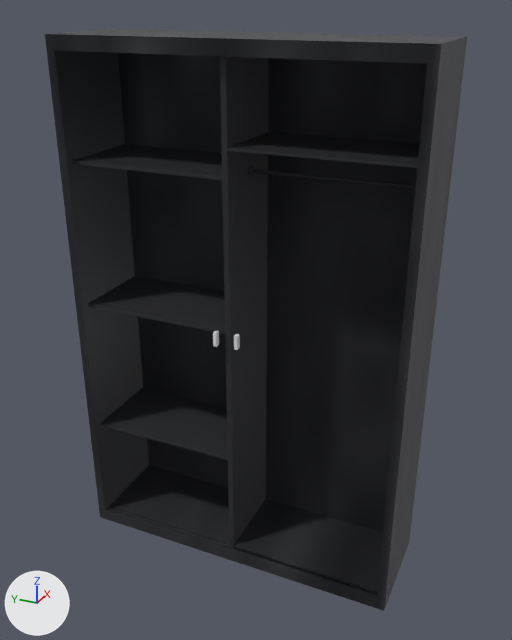
Renders of the Blender file Shelter_Cupboard/closetColor.blend from each side of a commit.
Both versions are drawn from a 50 mm lens placed at (-10.81, -4.98, 5.43), pointed at (0.04, -0.1, 0.01). Arrows for +X, +Y and +Z are at lower left; the lights stay in place.

Before the edit, the objects in view are built like this:
```python
ob_cube = bpy.data.objects.new('Cube', me_cube)
ob_cube.location = (0.0, 0.0, 0.0)
ob_cube.scale = (1.0, 3.15, 4.88)
ob_cylinder = bpy.data.objects.new('Cylinder', me_cylinder)
ob_cylinder.location = (0.01, -0.03, 2.76)
ob_cylinder.rotation_euler = (1.571, 0.0, 0.0)  # degrees (90, 0, 0)
ob_cylinder.scale = (0.0843, 0.0843, 0.0345)
ob_leftdoor = bpy.data.objects.new('leftDoor', me_cube_001)
ob_leftdoor.location = (-0.91, 1.52, 0.07)
ob_leftdoor.scale = (1.0, 3.15, 4.88)
ob_rightdoor = bpy.data.objects.new('rightDoor', me_cube_002)
ob_rightdoor.location = (-0.86, -1.18, 0.07)
ob_rightdoor.scale = (1.0, 3.15, 4.88)
```
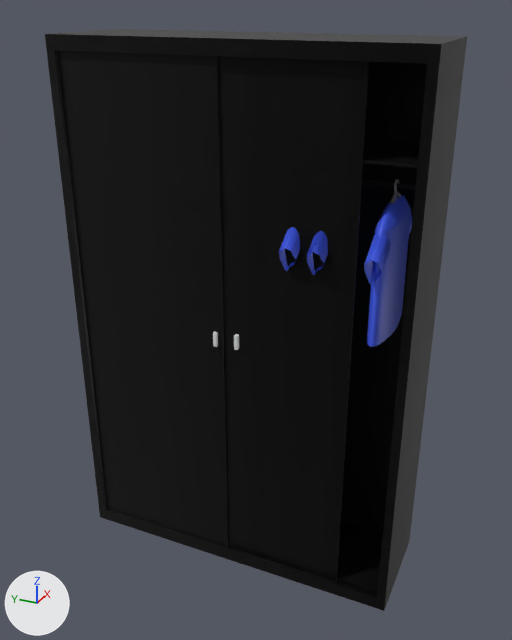
The change, as JSON lines over the scene's bpy script:
```json
{"op": "add", "block": "img_blackwood_png", "code": ["img_blackwood_png = load_image('blackWood.png', '../Material/blackWood.png', 397, 285, 'sRGB')"]}
{"block": "mat_material", "where": "n2 = _N.new('ShaderNodeTexImage'); n2.name = 'Image Texture'"}
{"op": "set", "path": "n2.image", "old": "img_blackwoord_png", "new": "img_blackwood_png"}
{"op": "add", "block": "mat_material_001", "code": ["mat_material_001 = principled_material('Material.001')", "mat_material_001.base_color = (0.0521, 0.104, 0.8)  # blue #415be7"]}
{"op": "add", "block": "me_cylinder_029", "code": ["me_cylinder_029 = bpy.data.meshes.new('Cylinder.029')", "me_cylinder_029.from_pydata(...)  # 64 vertices, 33 faces; spans x -0.95..0.87, y -1.3..0.92, z -1.04..1.31", "me_cylinder_029.polygons.foreach_set('use_smooth', [True] * 33)", "me_cylinder_029.materials.append(mat_material_001)  # blue #415be7"]}
{"op": "add", "block": "me_cylinder_028", "code": ["me_cylinder_028 = bpy.data.meshes.new('Cylinder.028')", "me_cylinder_028.from_pydata(...)  # 64 vertices, 33 faces; spans x -0.94..0.88, y -1.06..1.13, z -1.19..0.86", "me_cylinder_028.polygons.foreach_set('use_smooth', [True] * 33)", "me_cylinder_028.materials.append(mat_material_001)  # blue #415be7"]}
{"op": "add", "block": "me_cylinder_027", "code": ["me_cylinder_027 = bpy.data.meshes.new('Cylinder.027')", "me_cylinder_027.from_pydata(...)  # 192 vertices, 160 faces; spans x -1.07..1.29, y -0.93..0.93, z -1.0..1.35", "me_cylinder_027.polygons.foreach_set('use_smooth', [True] * 160)", "me_cylinder_027.materials.append(mat_material_001)  # blue #415be7"]}
{"op": "remove", "block": "ob_leftdoor", "code": "ob_leftdoor.hide_set(True)"}
{"op": "remove", "block": "ob_rightdoor", "code": "ob_rightdoor.hide_set(True)"}
{"op": "add", "block": "ob_cylinder_025", "code": ["ob_cylinder_025 = bpy.data.objects.new('Cylinder.025', me_cylinder_029)", "ob_cylinder_025.location = (-0.87, -2.5, 1.89)", "ob_cylinder_025.rotation_euler = (-0.938, 0.0, 4.712)  # degrees (-54, 0, 270)", "ob_cylinder_025.scale = (-0.151, -0.248, -0.248)"]}
{"op": "add", "block": "ob_cylinder_024", "code": ["ob_cylinder_024 = bpy.data.objects.new('Cylinder.024', me_cylinder_028)", "ob_cylinder_024.location = (0.87, -2.5, 1.89)", "ob_cylinder_024.rotation_euler = (-0.938, 0.0, 1.571)  # degrees (-54, 0, 90)", "ob_cylinder_024.scale = (-0.151, -0.248, -0.248)", "_m = ob_cylinder_024.modifiers.new('Mirror', 'MIRROR')"]}
{"op": "add", "block": "ob_cylinder_023", "code": ["ob_cylinder_023 = bpy.data.objects.new('Cylinder.023', me_cylinder_027)", "ob_cylinder_023.location = (0.0, -2.5, 1.3)", "ob_cylinder_023.rotation_euler = (0.0, 0.0, 1.571)  # degrees (0, 0, 90)", "ob_cylinder_023.scale = (0.188, 0.928, 0.928)"]}
{"op": "add", "block": "ob_cylinder_019", "code": ["ob_cylinder_019 = bpy.data.objects.new('Cylinder.019', me_cylinder_029.copy())", "ob_cylinder_019.location = (-0.87, -1.59, 1.89)", "ob_cylinder_019.rotation_euler = (-0.938, 0.0, 4.712)  # degrees (-54, 0, 270)", "ob_cylinder_019.scale = (-0.151, -0.248, -0.248)"]}
{"op": "add", "block": "ob_cylinder_004", "code": ["ob_cylinder_004 = bpy.data.objects.new('Cylinder.004', me_cylinder_029.copy())", "ob_cylinder_004.location = (-0.87, -1.13, 1.89)", "ob_cylinder_004.rotation_euler = (-0.938, 0.0, 4.712)  # degrees (-54, 0, 270)", "ob_cylinder_004.scale = (-0.151, -0.248, -0.248)"]}
```

Where the change shows, as pixel boxes (x1, y1, x2, y2) in the pictures (512 x 640 px):
```json
{"object": "Cube", "change": "surface changed", "before": [45, 32, 459, 611], "after": [45, 32, 459, 611]}
{"object": "leftDoor", "change": "shown", "after": [57, 51, 228, 548]}
{"object": "rightDoor", "change": "shown", "after": [218, 56, 369, 582]}
{"object": "Cylinder.023", "change": "added", "after": [367, 195, 411, 347], "on screen": "blue"}
{"object": "Cylinder", "change": "surface changed", "before": [359, 179, 416, 189], "after": [359, 179, 416, 189]}
{"object": "Cylinder.025", "change": "added", "after": [364, 234, 391, 284], "on screen": "blue"}
{"object": "Cylinder.004", "change": "added", "after": [279, 227, 300, 271], "on screen": "blue"}
{"object": "Cylinder.019", "change": "added", "after": [307, 231, 328, 275], "on screen": "blue"}
{"object": "Cylinder.024", "change": "added", "after": [409, 214, 412, 234]}
```
